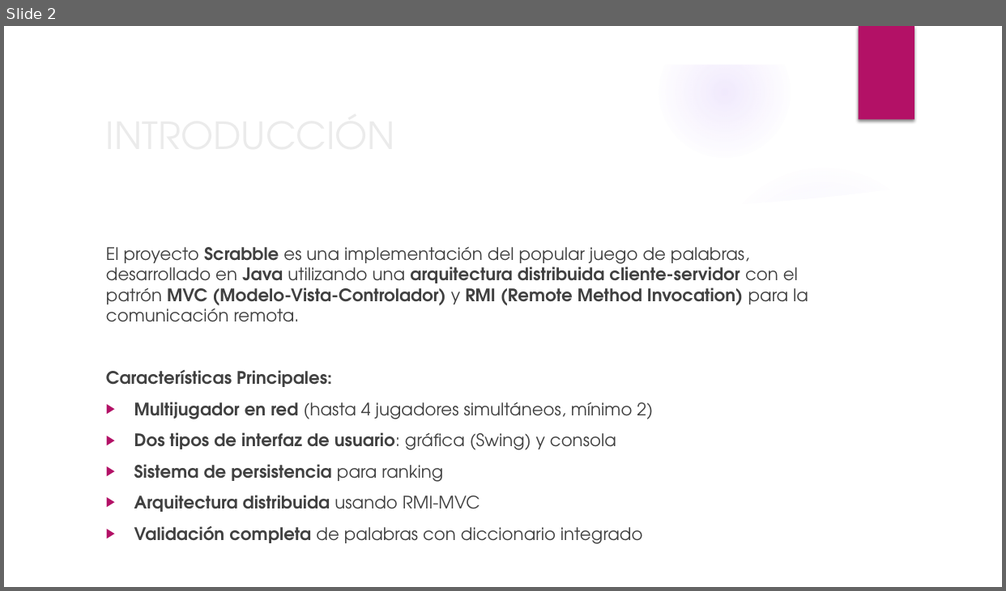
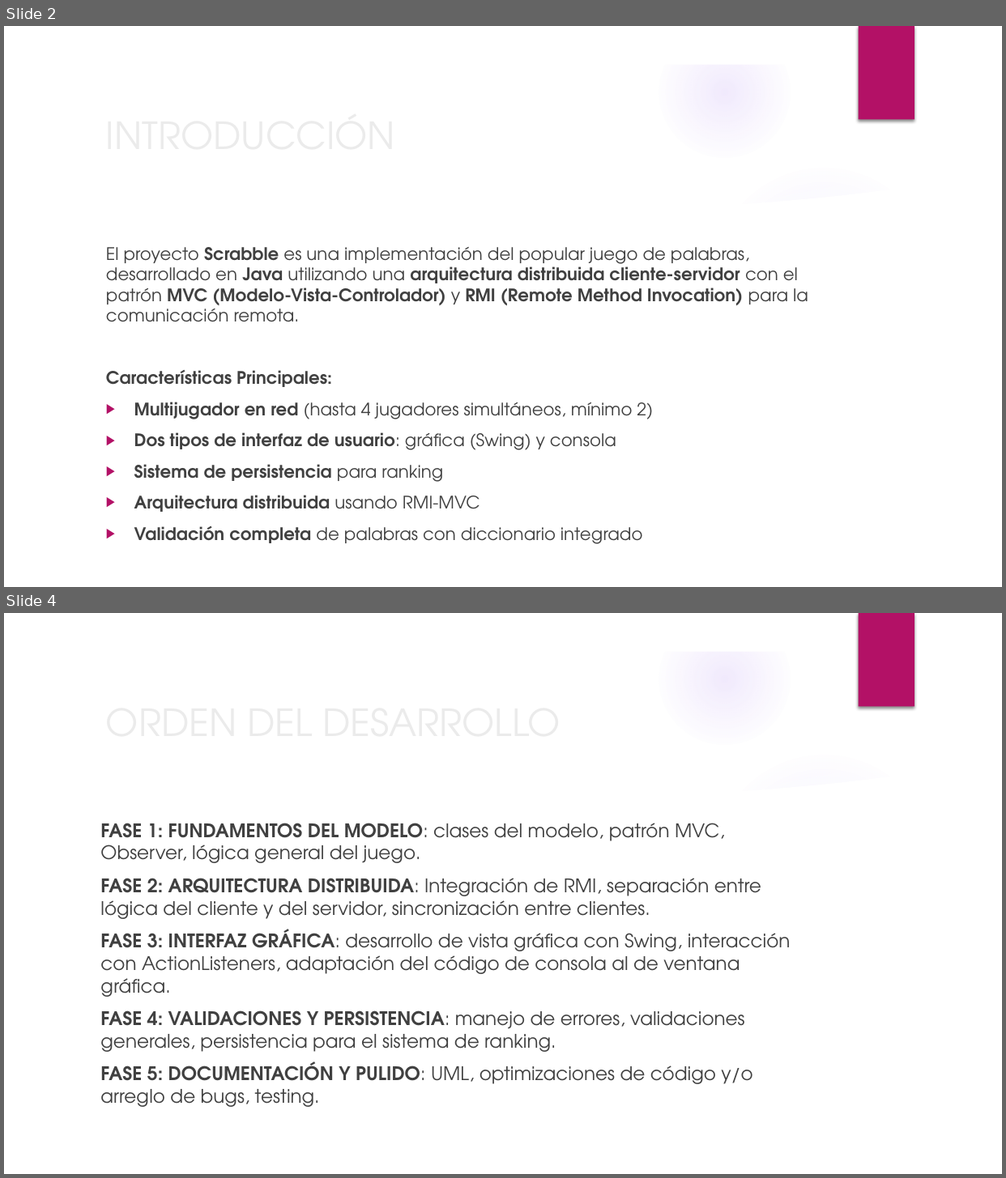
Before and after one commit to BinaryJuan/scrabble-poo, a slide deck: SCRABBLE.pptx. Shown one above the other, each under a label of ours: slide 2 before the commit, slides 2 and 4 after it; the slides between them are not shown. The pictures are 1006x591 and 1006x1178 pixels, drawn with LibreOffice and Linux fonts; fonts in the diff are those of the drawing; background and template pictures are left out. Boxes give left, top, right and bottom in pixels: in the first picture for what was removed or moved away, otherwise in the second. Text is boxed around its words. In the diff, an @@ line names an element or a change of style, - is before the commit and + after.

Commit message:
ppt update

```diff
--- a/SCRABBLE.pptx
+++ b/SCRABBLE.pptx
@@ slide 4 added at box(4, 613, 1002, 1174), background picture (left out); not listed: 9 template elements that a slide beside it also shows @@
@@ title added at box(98, 692, 816, 750), 36 pt, text #EBEBEB @@
+ORDEN DEL DESARROLLO
@@ text added at box(100, 823, 791, 1107), 18 pt, text #404040 @@
+FASE 1: FUNDAMENTOS DEL MODELO: clases del modelo, patrón MVC, Observer, lógica general del juego.
+FASE 2: ARQUITECTURA DISTRIBUIDA: Integración de RMI, separación entre lógica del cliente y del servidor, sincronización entre clientes.
+FASE 3: INTERFAZ GRÁFICA: desarrollo de vista gráfica con Swing, interacción con ActionListeners, adaptación del código de consola al de ventana gráfica.
+FASE 4: VALIDACIONES Y PERSISTENCIA: manejo de errores, validaciones generales, persistencia para el sistema de ranking.
+FASE 5: DOCUMENTACIÓN Y PULIDO: UML, optimizaciones de código y/o arreglo de bugs, testing.
```
Also in this commit, not shown: 2 other slides added.
